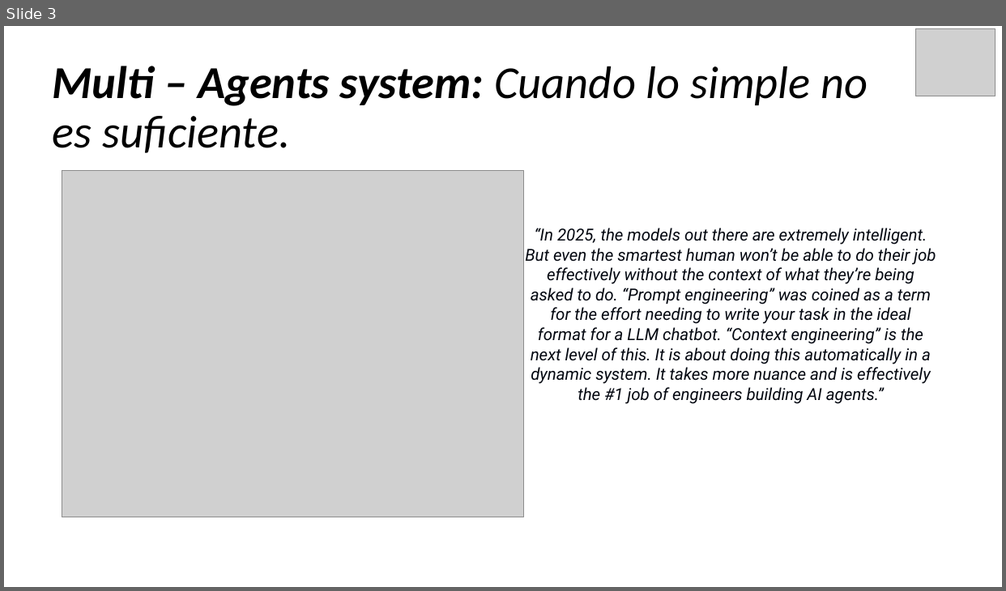
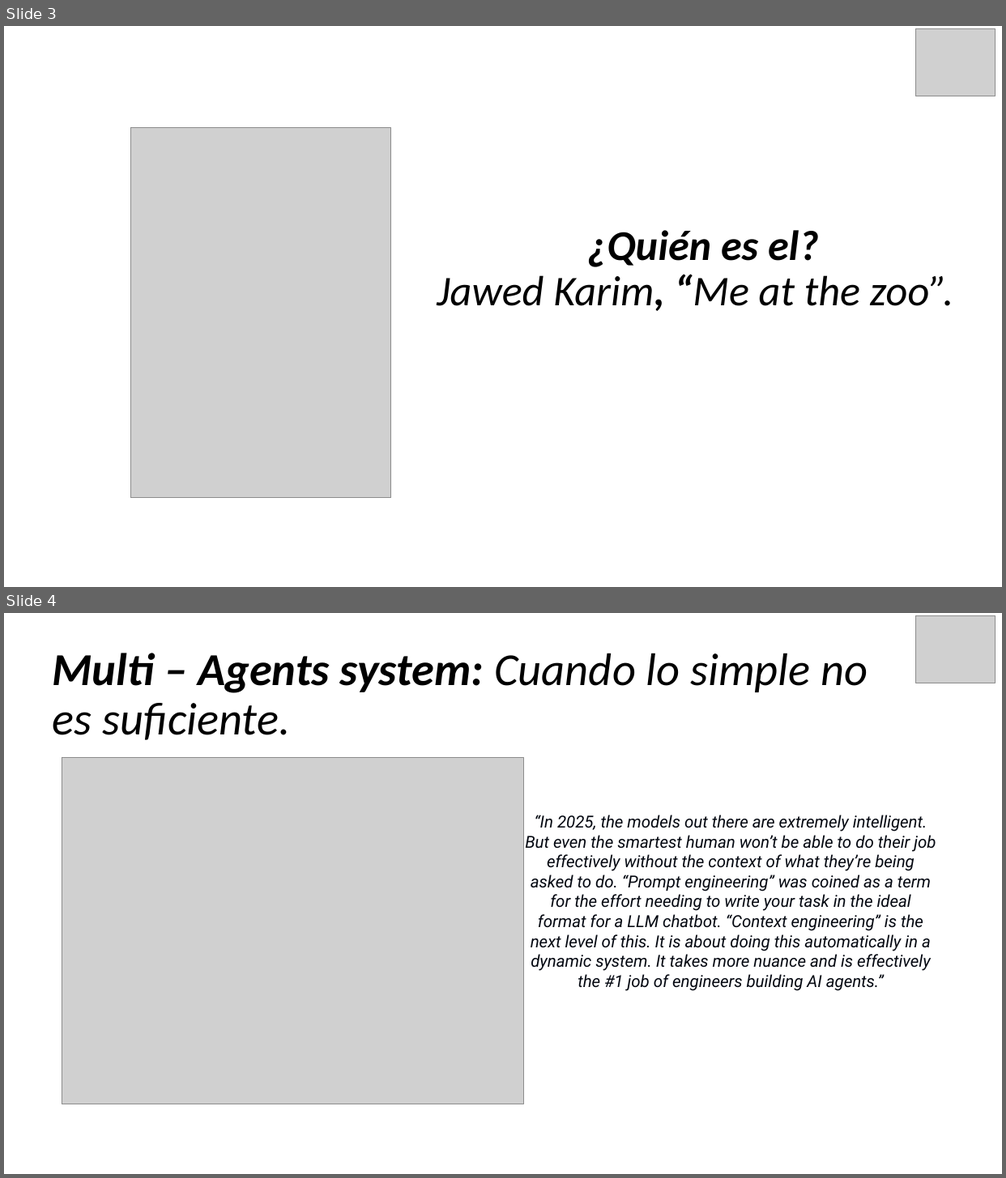
Before and after one commit to Foco22/INGENIERIA-DE-SOLUCIONES-CON-INTELIGENCIA-ARTIFICIAL_002D_OLS, a slide deck: Experiencia de Aprendizaje 2 - Desarrollo de Agente Inteligentes con AI/Clase 2.4/Clase 2.4.pptx. Shown one above the other, each under a label of ours: slide 3 before the commit, slides 3 and 4 after it. The pictures are 1006x591 and 1006x1178 pixels, drawn with LibreOffice and Linux fonts; fonts in the diff are those of the drawing; grey boxes stand for pictures. Boxes give left, top, right and bottom in pixels: in the first picture for what was removed or moved away, otherwise in the second. Text is boxed around its words. In the diff, an @@ line names an element or a change of style, - is before the commit and + after.

```diff
--- a/Experiencia de Aprendizaje 2 - Desarrollo de Agente Inteligentes con AI/Clase 2.4/Clase 2.4.pptx
+++ b/Experiencia de Aprendizaje 2 - Desarrollo de Agente Inteligentes con AI/Clase 2.4/Clase 2.4.pptx
@@ slide 3 added at (x1=4, y1=26, x2=1002, y2=587), background #FFFFFF @@
@@ picture added at (x1=916, y1=28, x2=996, y2=96) @@
@@ picture added at (x1=130, y1=128, x2=391, y2=498) @@
@@ text added at (x1=437, y1=230, x2=953, y2=311), 40.7 pt, text #000000, italic @@
+¿Quién es el?
+Jawed Karim, “Me at the zoo”.
@@ what was slide 3 is now slide 4 @@
```
Also in this commit, not shown: 1 other file.
